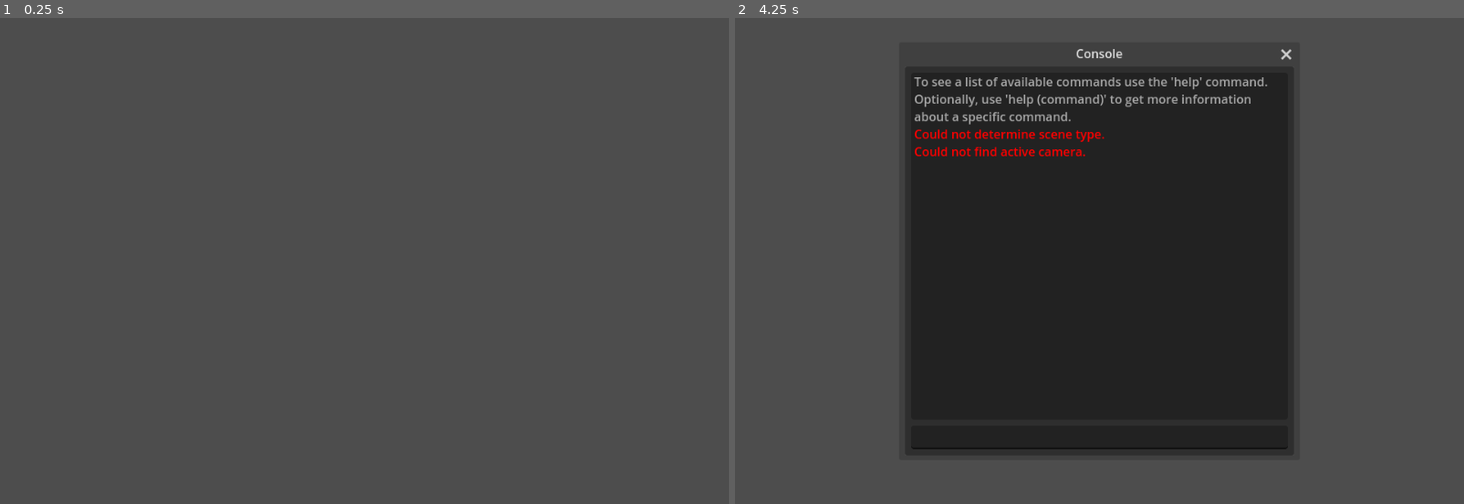
Above: before the commit, frames 1-2 (left to right).
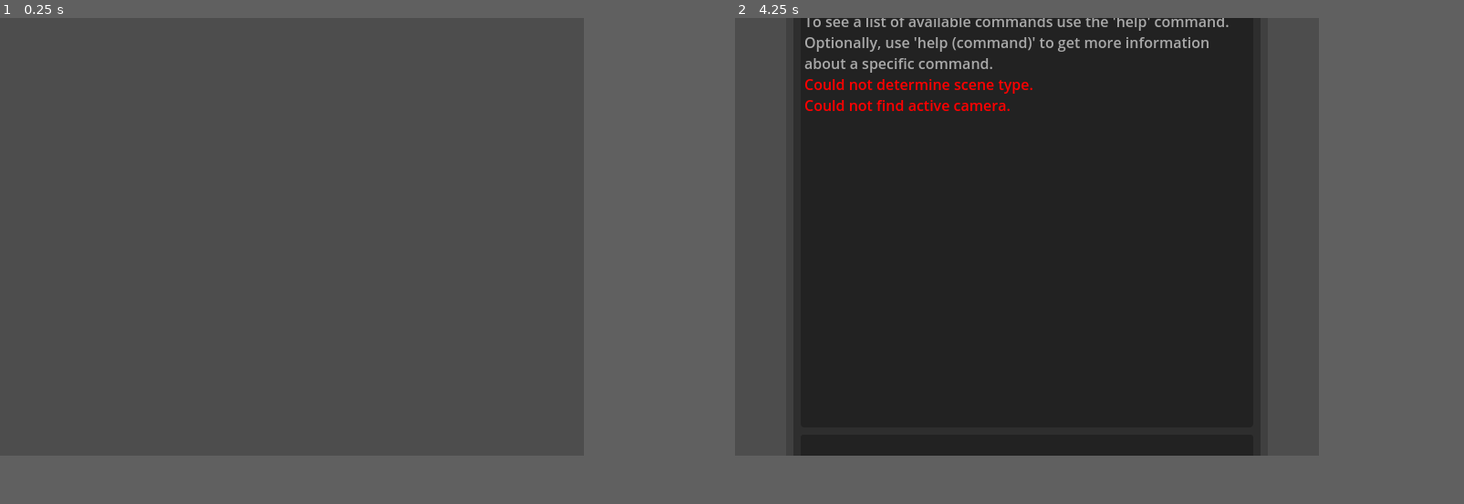
Above: after the commit, the same moments.

Repository: The64thGamer/F-Deem
Game: Godot game, scene res://Scenes/Server.tscn
The game is run twice, just before and just after one commit, with the same random seed, the same clock (stepped at 60 frames per second) and the same inputs.
Inputs (mouse positions are in pixels of both pictures, inside the frame that each line leads up to):
- Up to frame 1 (0.25 s): no input
- Up to frame 2 (4.25 s): tap Enter at 0.5, 0.6, 2, 2.1, 3.5, 3.6 s; move the mouse to (1259, 236) at 0.52 s; hold Up 0.53-1.25 s; click (1259, 236) at 0.67 s; tap Space at 1.25, 2.75 s; drag from (953, 285) to (1063, 358) at 1.27 s; move the mouse to (1172, 154) at 2.02 s; hold Up 2.03-2.75 s; drag from (1063, 358) to (880, 188) at 2.77 s; move the mouse to (1318, 333) at 3.52 s; hold Down from 3.53 s (still down); tap Escape (Console) at 4.15 s
In our replay, the window is 799x533 before the commit and 640x480 after it. These sizes can differ from the game's own. Grey fills any space a smaller window leaves; there, only what the larger window draws over its background counts as a difference.

The runs differ from the first frame. In frame 1, only the window size differs. In frame 2, 24% of the frame differs, in the area x 8-77%, y 0-91%.

Commit message:
Completely split client and server code to run independently

Diff:
--- a/Scenes/Server.tscn
+++ b/Scenes/Server.tscn
@@ -1,7 +1,7 @@
 [gd_scene load_steps=3 format=3 uid="uid://dairvk2ir6u3p"]
 
 [ext_resource type="Script" path="res://Scripts/Console.gd" id="1_f2bn5"]
-[ext_resource type="Script" path="res://Scripts/Server.gd" id="2_vfqox"]
+[ext_resource type="Script" path="res://Scripts/Client.gd" id="3_yhcxh"]
 
 [node name="Control" type="Control"]
 layout_mode = 3
@@ -12,5 +12,5 @@
 grow_vertical = 2
 script = ExtResource("1_f2bn5")
 
-[node name="Server" type="Node" parent="."]
-script = ExtResource("2_vfqox")
+[node name="F\'Deem" type="Node" parent="."]
+script = ExtResource("3_yhcxh")
--- /dev/null
+++ b/Scripts/Client.gd
@@ -0,0 +1,148 @@
+extends Node
+class_name Client
+
+#Server Settings
+var address: String = "127.0.0.1"
+var port: int = 7888
+
+#Player Settings
+var playerInfo: Dictionary = {}
+
+#World Settings
+var loadedMaps: Dictionary = {}
+
+#Slow Sync
+var totalConnections: int = 0
+var serverUptime: float = 0
+
+#Objects
+var peer = null
+
+func _ready():
+	multiplayer.connected_to_server.connect(connected_to_server)
+	multiplayer.connection_failed.connect(connection_failed)
+
+#region Connecting
+
+func setMode(modeSet: String = "server") -> void:
+	if modeSet.to_lower() == "client":
+		Console.output_text("Mode set to 'Client'")
+		set_script(load("res://Scripts/Client.gd"))
+	elif modeSet.to_lower() == "server":
+		Console.output_text("Mode set to 'Server'")
+		set_script(load("res://Scripts/Server.gd"))
+	else:
+		Console.output_error("'" + modeSet + "' not a valid Mode")
+
+func join(setaddress: String = address) -> void:
+	address = setaddress;
+	Console.output_text("Joining '" + address + "'")
+	peer = ENetMultiplayerPeer.new()
+	peer.create_client(address,port)
+	peer.get_host().compress(ENetConnection.COMPRESS_RANGE_CODER)
+	multiplayer.set_multiplayer_peer(peer)
+
+func host(setaddress: String) -> void:
+	Console.output_error("Currently in Client Mode, use 'setMode server' and then host.")
+
+func connected_to_server():
+	var id = multiplayer.get_unique_id()
+	if not multiplayer.is_server():
+		Console.output_text("You joined the server '" + str(id) + "'")
+	pass
+
+func connection_failed():
+	Console.output_text("Failed to connect to server")
+	pass
+#endregion
+
+#region General Commands
+func checkOnline() -> bool:
+	if is_instance_valid(peer):
+		return true
+	else:
+		Console.output_error("Not Connected to Server")
+		return false
+
+func getaddress() -> void:
+	Console.output_text(address)
+
+func chat(chatText: String) -> void:
+	if checkOnline():
+		chat_send.rpc(chatText)
+
+func getPlayerName() -> void:
+	if checkOnline():
+		var id = multiplayer.get_unique_id()
+		var player_name = "No Player Name Set (" + str(id) + ")"
+		if "name" in playerInfo[id]:
+			player_name = playerInfo[id]["name"]
+		Console.output_text(player_name)
+
+func setPlayerName(newName: String) -> void:
+	if checkOnline():
+		playername_send.rpc(newName)
+
+func place(piece:int,color:String,mapX:int,mapY:int,mapZ:int,mapW:int,posX:float,posY:float,posZ:float,rotX:float,rotY:float,rotZ:float,rotW:float) -> void:
+	if checkOnline():
+		var pieceDictionary = {
+			"id": piece,
+			"color": color,
+			"position": Vector3(posX,posY,posZ),
+			"rotation": Quaternion(rotX,rotY,rotZ,rotW)
+			}
+		place_piece.rpc(pieceDictionary,mapX,mapY,mapZ,mapW)
+
+func setPlayerPermissions(setID:int,permission:String) -> void:
+	if checkOnline():
+		set_player_permissions.rpc(setID,permission)
+
+func getServerUptime() -> void:
+	if checkOnline():
+		Console.output_text(str(serverUptime))
+
+func getPlayerList() -> void:
+	if checkOnline():
+		Console.output_text(str(playerInfo))
+
+func getLoadedMaps() -> void:
+	if checkOnline():
+		Console.output_text(str(loadedMaps))
+#endregion
+
+#region Server Called RPCS
+@rpc("authority","call_local","reliable")
+func display_chat(chatText: String, id: int) -> void:
+	if playerInfo.has(id):
+		var player_name = "Unknown Player Name (" + str(id) + ")"
+		if "name" in playerInfo[id]:
+			player_name = playerInfo[id]["name"]
+		Console.output_text(player_name + ": " + chatText)
+	else:
+		Console.output_text("Unknown Player (" + str(id) + "): " + chatText)
+
+@rpc("authority","call_local","reliable")
+func server_send_message(message: String) -> void:
+	Console.output_text(message)
+#endregion
+
+#region DUMMY SERVER RPCS, REQUIRED SAME BOILERPLATE
+#https://docs.godotengine.org/en/stable/tutorials/networking/high_level_multiplayer.html#remote-procedure-calls
+
+@rpc("any_peer","reliable","call_local")
+func set_player_permissions(setID:int,permission:String) -> void:
+	pass
+
+@rpc("any_peer","reliable","call_local")
+func chat_send(chatText:String) -> void:
+	pass
+
+@rpc("any_peer","reliable","call_local")
+func playername_send(playerName:String) -> void:
+	pass
+
+@rpc("any_peer","reliable","call_local")
+func place_piece(piece:Dictionary,mapX:int,mapY:int,mapZ:int,mapW:int) -> void:
+	pass
+
+#endregion
--- a/Scripts/Server.gd
+++ b/Scripts/Server.gd
@@ -1,18 +1,19 @@
 extends Node
+class_name Server
 
 #Server Settings
-@export var address: String = "127.0.0.1"
-@export var port: int = 7888
+var address: String = "127.0.0.1"
+var port: int = 7888
 
 #Player Settings
 var playerInfo: Dictionary = {}
+
+#World Settings
 var loadedMaps: Dictionary = {}
 
-#World Settings
-
 #Slow Sync
-@export var totalConnections: int = 0
-@export var serverUptime: float = 0
+var totalConnections: int = 0
+var serverUptime: float = 0
 
 #Objects
 var peer = null
@@ -22,8 +23,6 @@
 func _ready():
 	multiplayer.peer_connected.connect(peer_connected)
 	multiplayer.peer_disconnected.connect(peer_disconnected)
-	multiplayer.connected_to_server.connect(connected_to_server)
-	multiplayer.connection_failed.connect(connection_failed)
 
 func _process(delta: float) -> void:
 	if multiplayer.is_server():
@@ -31,6 +30,16 @@
 	pass
 
 #region Hosting
+func setMode(modeSet: String = "client") -> void:
+	if modeSet.to_lower() == "client":
+		Console.output_text("Mode set to 'Client'")
+		set_script(load("res://Scripts/Client.gd"))
+	elif modeSet.to_lower() == "server":
+		Console.output_text("Mode set to 'Server'")
+		set_script(load("res://Scripts/Server.gd"))
+	else:
+		Console.output_error("'" + modeSet + "' not a valid Mode")
+
 func host(setaddress: String = address) -> void:
 	address = setaddress;
 	peer = ENetMultiplayerPeer.new()
@@ -41,8 +50,6 @@
 		peer.get_host().compress(ENetConnection.COMPRESS_RANGE_CODER)
 		multiplayer.set_multiplayer_peer(peer)
 		if multiplayer.is_server():
-			#Synchronizer
-			create_syncrhonizer()
 
 			#Done hosts
 			Console.output_text("Hosting '" + address + "'")
@@ -58,6 +65,9 @@
 			Console.output_text("Player Joined '" + str(id) + "'")
 		else:
 			Console.output_text("Cannot Host 'set_multiplayer_peer failed'")
+
+func join(setaddress: String) -> void:
+	Console.output_error("Currently in Server Mode, use 'setMode client' and then join.")
 
 func peer_connected(id):
 	if multiplayer.is_server():
@@ -131,113 +141,15 @@
 			server_send_message.rpc("'" + playerInfo[id]["name"] + "' placed piece '" + str(parsed_piece["color"]) + str(parsed_piece["id"]) + "' at " + str(parsed_piece["position"]))
 #endregion
 
-#region Connecting
-func join(setaddress: String = address) -> void:
-	address = setaddress;
-	Console.output_text("Joining '" + address + "'")
-	peer = ENetMultiplayerPeer.new()
-	peer.create_client(address,port)
-	peer.get_host().compress(ENetConnection.COMPRESS_RANGE_CODER)
-	multiplayer.set_multiplayer_peer(peer)
-
-func connected_to_server():
-	var id = multiplayer.get_unique_id()
-	if not multiplayer.is_server():
-		Console.output_text("You joined the server '" + str(id) + "'")
-	create_syncrhonizer()
-	pass
-
-func connection_failed():
-	pass
-
-func create_syncrhonizer() -> void:
-	synchronizer = MultiplayerSynchronizer.new()
-	synchronizer.delta_interval = 0
-	synchronizer.replication_interval = 0
-	add_child(synchronizer)
-	var config = SceneReplicationConfig.new()
-	config.add_property(".:loadedMaps")
-	config.property_set_replication_mode(".:loadedMaps", SceneReplicationConfig.ReplicationMode.REPLICATION_MODE_ON_CHANGE);
-	synchronizer.replication_config = config
-
-	slowSynchronizer = MultiplayerSynchronizer.new()
-	slowSynchronizer.delta_interval = 1.0
-	slowSynchronizer.replication_interval = 1.0
-	add_child(slowSynchronizer)
-	config = SceneReplicationConfig.new()
-	config.add_property(".:serverUptime")
-	config.property_set_replication_mode(".:serverUptime", SceneReplicationConfig.ReplicationMode.REPLICATION_MODE_ALWAYS);
-	config.add_property(".:totalConnections")
-	config.property_set_replication_mode(".:totalConnections", SceneReplicationConfig.ReplicationMode.REPLICATION_MODE_ALWAYS);
-	config.add_property(".:playerInfo")
-	config.property_set_replication_mode(".:playerInfo", SceneReplicationConfig.ReplicationMode.REPLICATION_MODE_ALWAYS);
-	slowSynchronizer.replication_config = config
+#region DUMMY CLIENT RPCS, REQUIRED SAME BOILERPLATE
+#https://docs.godotengine.org/en/stable/tutorials/networking/high_level_multiplayer.html#remote-procedure-calls
 
 @rpc("authority","call_local","reliable")
 func display_chat(chatText: String, id: int) -> void:
-	if playerInfo.has(id):
-		var player_name = "Unknown Player Name (" + str(id) + ")"
-		if "name" in playerInfo[id]:
-			player_name = playerInfo[id]["name"]
-		Console.output_text(player_name + ": " + chatText)
-	else:
-		Console.output_text("Unknown Player (" + str(id) + "): " + chatText)
+	pass
 
 @rpc("authority","call_local","reliable")
 func server_send_message(message: String) -> void:
-	Console.output_text(message)
+	pass
+
 #endregion
-
-#region General Commands
-func checkOnline() -> bool:
-	if is_instance_valid(peer):
-		return true
-	else:
-		Console.output_error("Not Connected to Server")
-		return false
-
-func getaddress() -> void:
-	Console.output_text(address)
-
-func chat(chatText: String) -> void:
-	if checkOnline():
-		chat_send.rpc(chatText)
-
-func getPlayerName() -> void:
-	if checkOnline():
-		var id = multiplayer.get_unique_id()
-		var player_name = "No Player Name Set (" + str(id) + ")"
-		if "name" in playerInfo[id]:
-			player_name = playerInfo[id]["name"]
-		Console.output_text(player_name)
-
-func setPlayerName(newName: String) -> void:
-	if checkOnline():
-		playername_send.rpc(newName)
-
-func place(piece:int,color:String,mapX:int,mapY:int,mapZ:int,mapW:int,posX:float,posY:float,posZ:float,rotX:float,rotY:float,rotZ:float,rotW:float) -> void:
-	if checkOnline():
-		var pieceDictionary = {
-			"id": piece,
-			"color": color,
-			"position": Vector3(posX,posY,posZ),
-			"rotation": Quaternion(rotX,rotY,rotZ,rotW)
-			}
-		place_piece.rpc(pieceDictionary,mapX,mapY,mapZ,mapW)
-
-func setPlayerPermissions(setID:int,permission:String) -> void:
-	if checkOnline():
-		set_player_permissions.rpc(setID,permission)
-
-func getServerUptime() -> void:
-	if checkOnline():
-		Console.output_text(str(serverUptime))
-
-func getPlayerList() -> void:
-	if checkOnline():
-		Console.output_text(str(playerInfo))
-
-func getLoadedMaps() -> void:
-	if checkOnline():
-		Console.output_text(str(loadedMaps))
-#endregion
--- a/project.godot
+++ b/project.godot
@@ -23,8 +23,8 @@
 
 [display]
 
-window/size/viewport_width=960
-window/size/viewport_height=640
+window/size/viewport_width=640
+window/size/viewport_height=480
 
 [dotnet]
 
Binary file added: Models/Parts (GLB)/2x2 Brick.glb
Not shown, added: Models/Parts (GLB)/2x2 Brick.glb.import
Binary file added: Models/Parts (GLB)/2x4 Brick.glb
Not shown, added: Models/Parts (GLB)/2x4 Brick.glb.import
Not shown, changed: addons/simply-console/data/command_list.json
